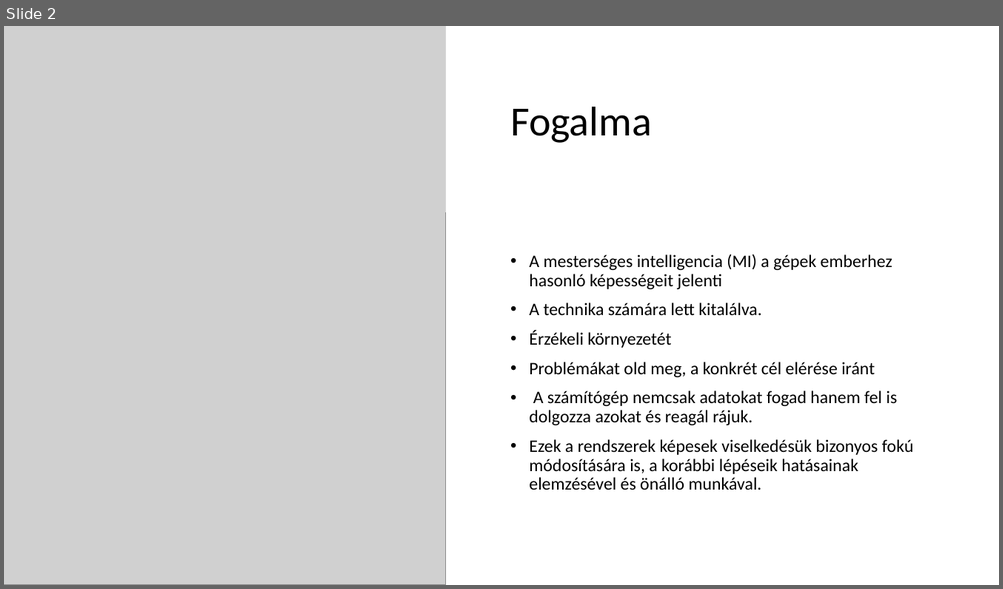
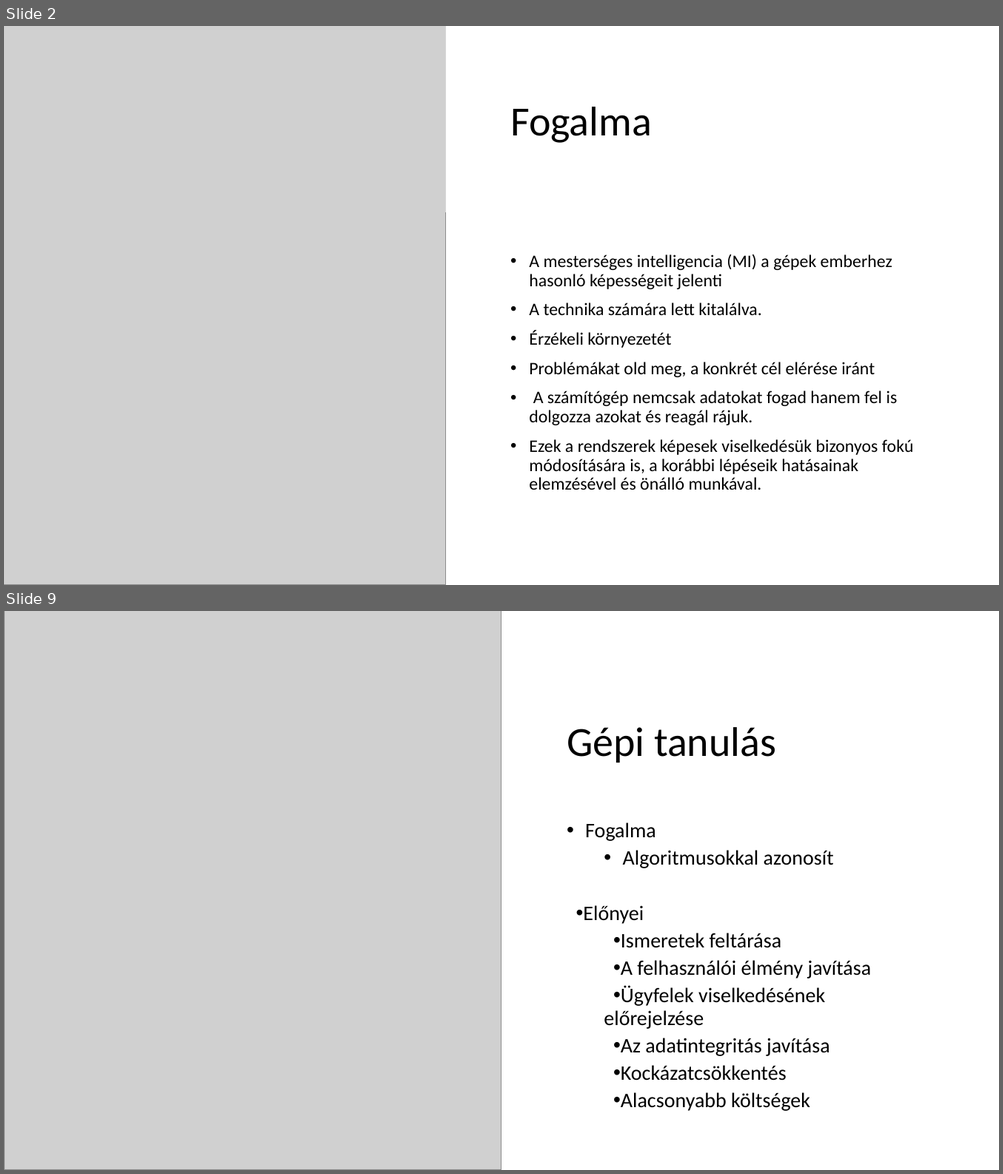
Before and after one commit to peterdaviid/ai-ppt, a slide deck: ai ppt.pptx. Shown one above the other, each under a label of ours: slide 2 before the commit, slides 2 and 9 after it; the slides between them are not shown. The pictures are 1003x589 and 1003x1174 pixels, drawn with LibreOffice and Linux fonts; fonts in the diff are those of the drawing; grey boxes stand for pictures. Boxes give left, top, right and bottom in pixels: in the first picture for what was removed or moved away, otherwise in the second. Text is boxed around its words. In the diff, an @@ line names an element or a change of style, - is before the commit and + after.

Commit message:
ppt készítés
rafi: történet
szilárd: neurális hálózat, gépi tanulás
dávid: képek, formázás, történet

```diff
--- a/ai ppt.pptx
+++ b/ai ppt.pptx
@@ slide 9 added at <box>4,611,999,1170</box>, background #FFFFFF @@
@@ rectangle added at <box>4,611,936,1170</box>, fill #FFFFFF @@
@@ picture added at <box>4,611,502,1170</box> @@
@@ title added at <box>566,727,776,763</box>, 40 pt, text #000000 @@
+Gépi tanulás
@@ text added at <box>583,823,871,1111</box>, 20 pt, text #000000 @@
+• Fogalma
+  • Algoritmusokkal azonosít
+  • Előnyei
+    • Ismeretek feltárása
+    • A felhasználói élmény javítása
+    • Ügyfelek viselkedésének előrejelzése
+    • Az adatintegritás javítása
+    • Kockázatcsökkentés
+    • Alacsonyabb költségek
```
Also in this commit, not shown: 9 slides changed, 2 other slides added, 2 slides removed.
